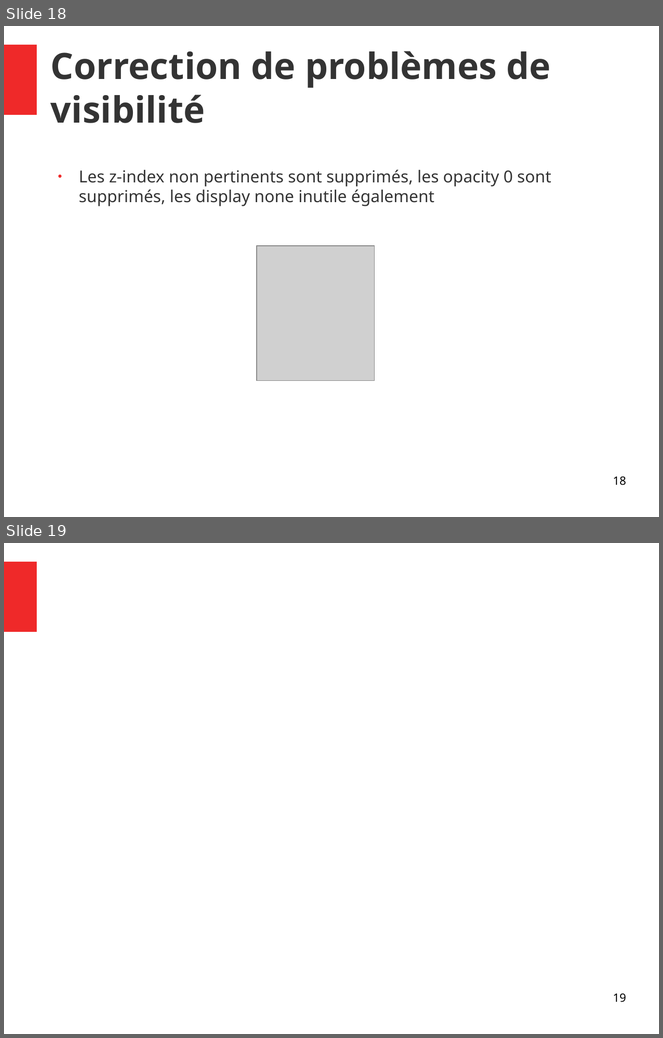
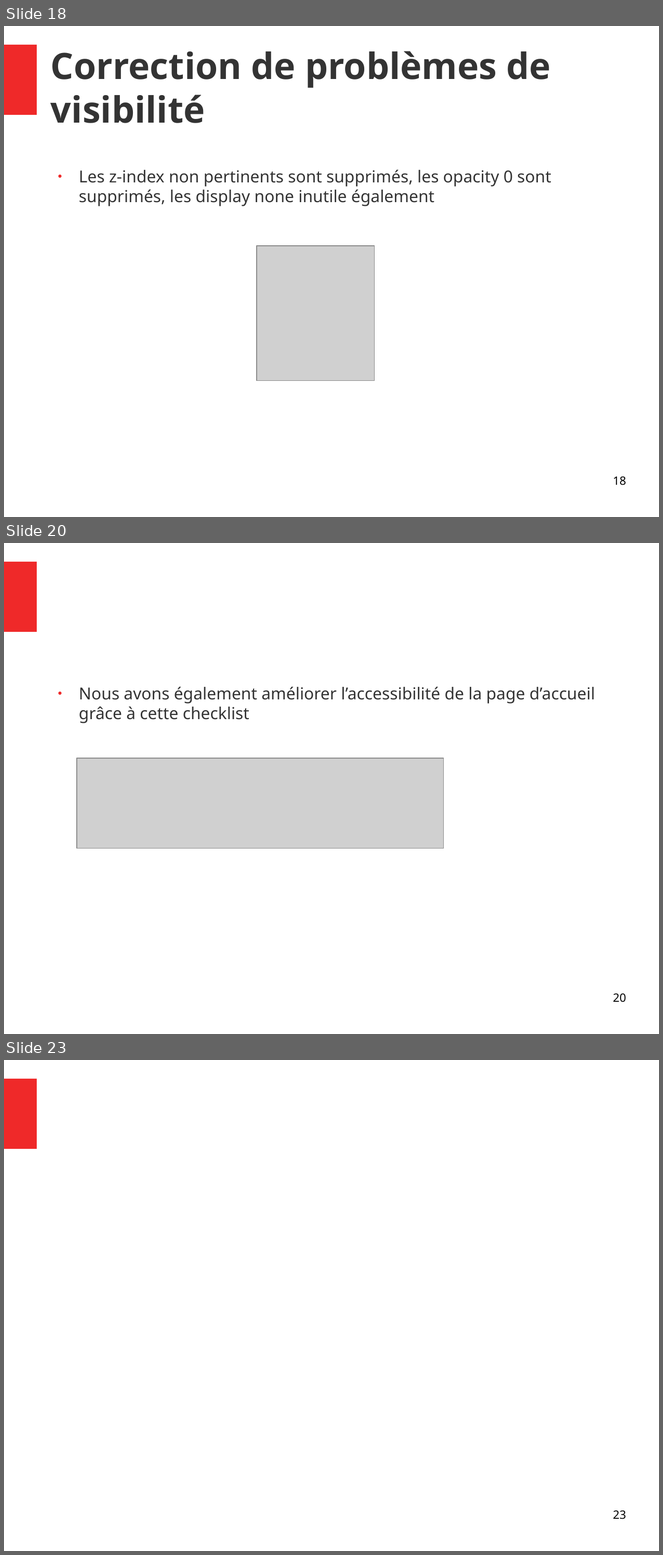
Before and after one commit to Vincent055681/VincentDiRaimondo_4_10052021, a slide deck: audit/Rapport.odp. Shown one above the other, each under a label of ours: slides 18 and 19 before the commit, slides 18, 20 and 23 after it; the slides between them are not shown. The pictures are 663x1038 and 663x1555 pixels, drawn with LibreOffice and Linux fonts; fonts in the diff are those of the drawing; grey boxes stand for pictures. Boxes give left, top, right and bottom in pixels: in the first picture for what was removed or moved away, otherwise in the second. Text is boxed around its words. In the diff, an @@ line names an element or a change of style, - is before the commit and + after.

```diff
--- a/audit/Rapport.odp
+++ b/audit/Rapport.odp
@@ slide 20 added at [4, 543, 659, 1034], background #FFFFFF; not listed: 1 template element that a slide beside it also shows @@
@@ text added at [79, 687, 595, 723], 20 pt, text #333333 @@
+● Nous avons également améliorer l’accessibilité de la page d’accueil grâce à cette checklist
@@ picture added at [76, 758, 444, 849] @@
@@ page number added at [613, 994, 626, 1003], 14 pt, text #000000 @@
+20
@@ what was slide 19 is now slide 23 @@
@@ page number at [613, 1511, 626, 1520]: text changed @@
-19
+23
```
Also in this commit, not shown: 3 other slides added, 1 slide removed, 3 other files.
